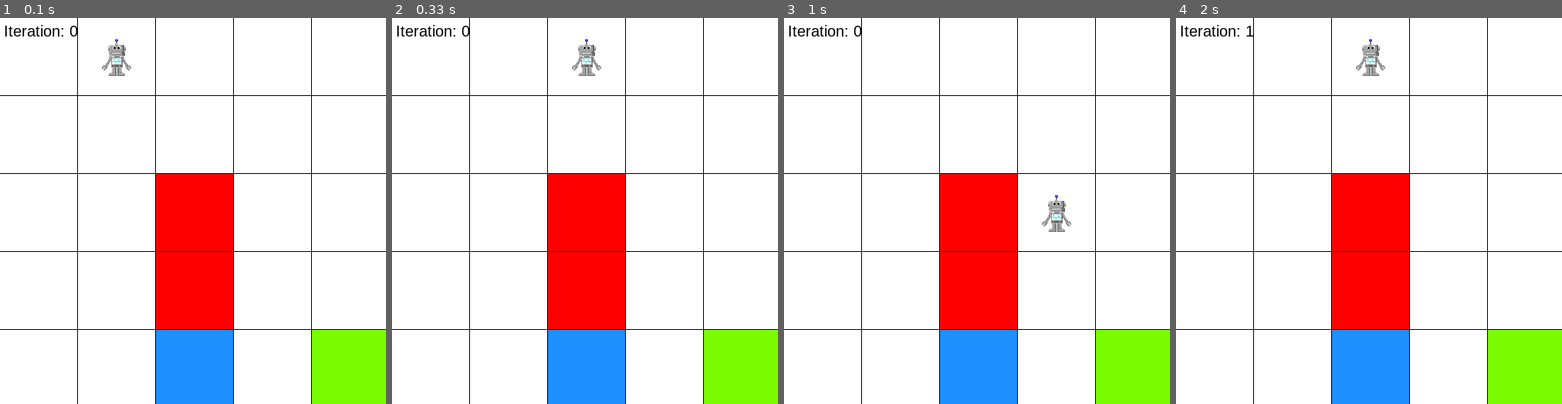
Above: before the commit, frames 1-4 (left to right).
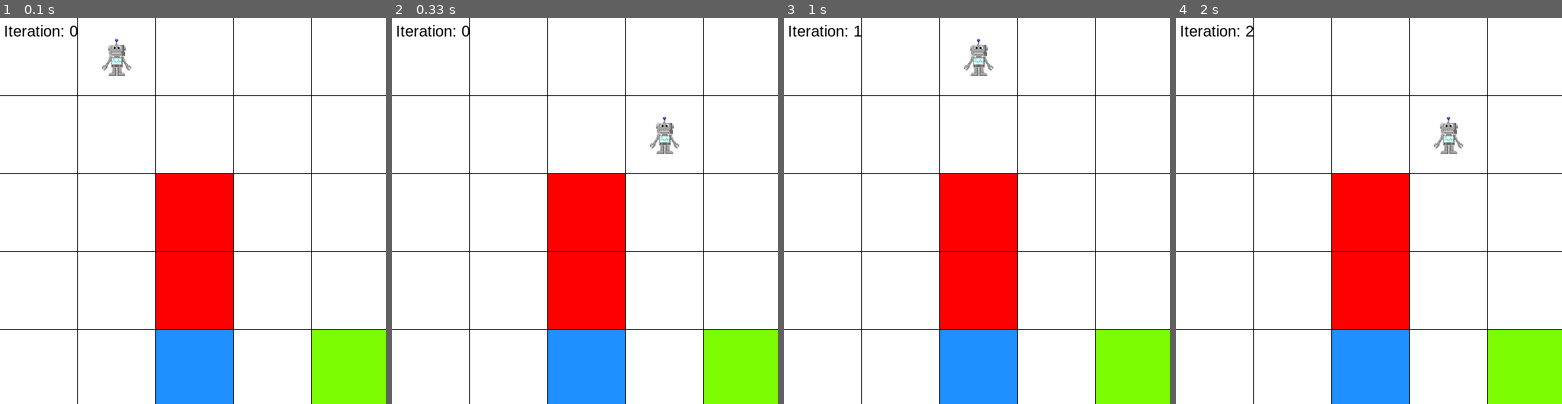
Above: after the commit, the same moments.

Repository: abecoup/gridworld-value-iteration
Game: pygame game, started from pygame-value-iteration.py
Two runs of this game, one before a commit and one after it. Both use one fixed random seed, a clock stepped at 60 frames per second and the inputs below.
Inputs:
- Up to frame 1 (0.1 s): no input
- Up to frame 2 (0.33 s): no input
- Up to frame 3 (1 s): no input
- Up to frame 4 (2 s): no input

Frame 1 is identical in both runs. In frame 2, 0.7% of the frame differs, in the area x 46-75%, y 5-36%; in frame 3, 0.7%, in the area x 18-75%, y 2-56%; in frame 4, 0.7%.

Commit message:
small changes

Diff:
--- a/pygame-value-iteration.py
+++ b/pygame-value-iteration.py
@@ -52,6 +52,7 @@
 pygame.display.set_caption("Gridworld")
 ROBOT = pygame.image.load("robot.png").convert_alpha()
 DRAW_STATES = {}
+EPISODE_SPEED = 100 # milliseconds, must be integer
 
 
 # ---- PYGAME FUNCTIONS ----
@@ -289,7 +290,7 @@
 
             drawAgent(nextState)
             pygame.display.update()
-            pygame.time.wait(200)
+            pygame.time.wait(EPISODE_SPEED)
 
             # calculate discounted return
             discountedReturn += reward * (DISCOUNT_FACTOR ** timestep)
